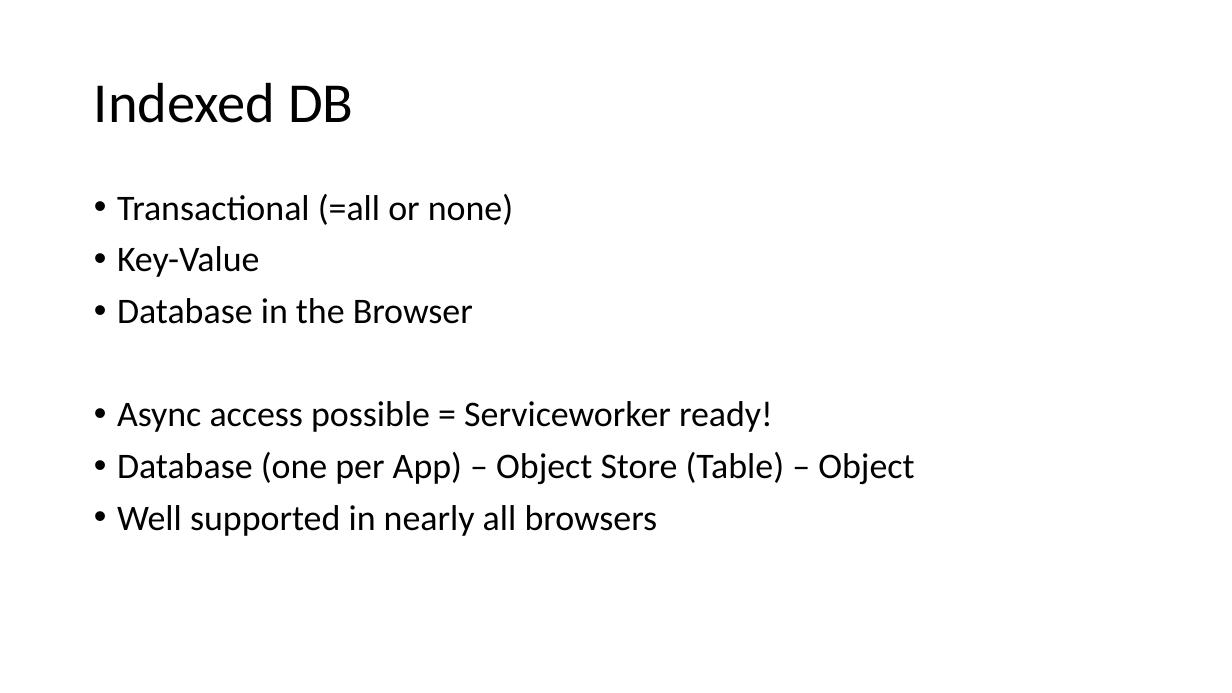
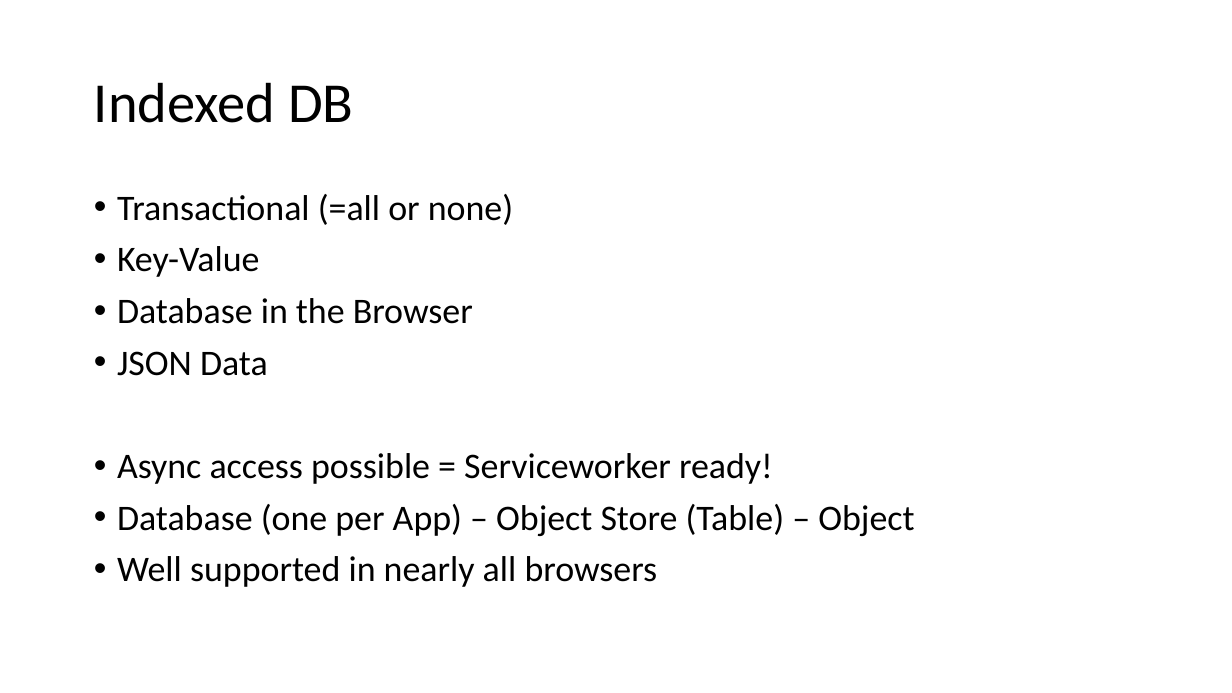
Before and after one commit to SteveNox/PWACourseProgress, a slide deck: slide 65 of course/Progressive Web Apps.pptx. Drawn at 1232x693 pixels with LibreOffice and Linux fonts; fonts in the diff are those of the drawing. Boxes give left, top, right and bottom in pixels: in the first picture for what was removed or moved away, otherwise in the second. Text is boxed around its words. In the diff, an @@ line names an element or a change of style, - is before the commit and + after.

```diff
--- a/course/Progressive Web Apps.pptx
+++ b/course/Progressive Web Apps.pptx
@@ text at [117, 351, 268, 376]: paragraph added @@
+• JSON Data
```
Also in this commit, not shown: 1 other slide changed, 6 slides added, 6 other files.
